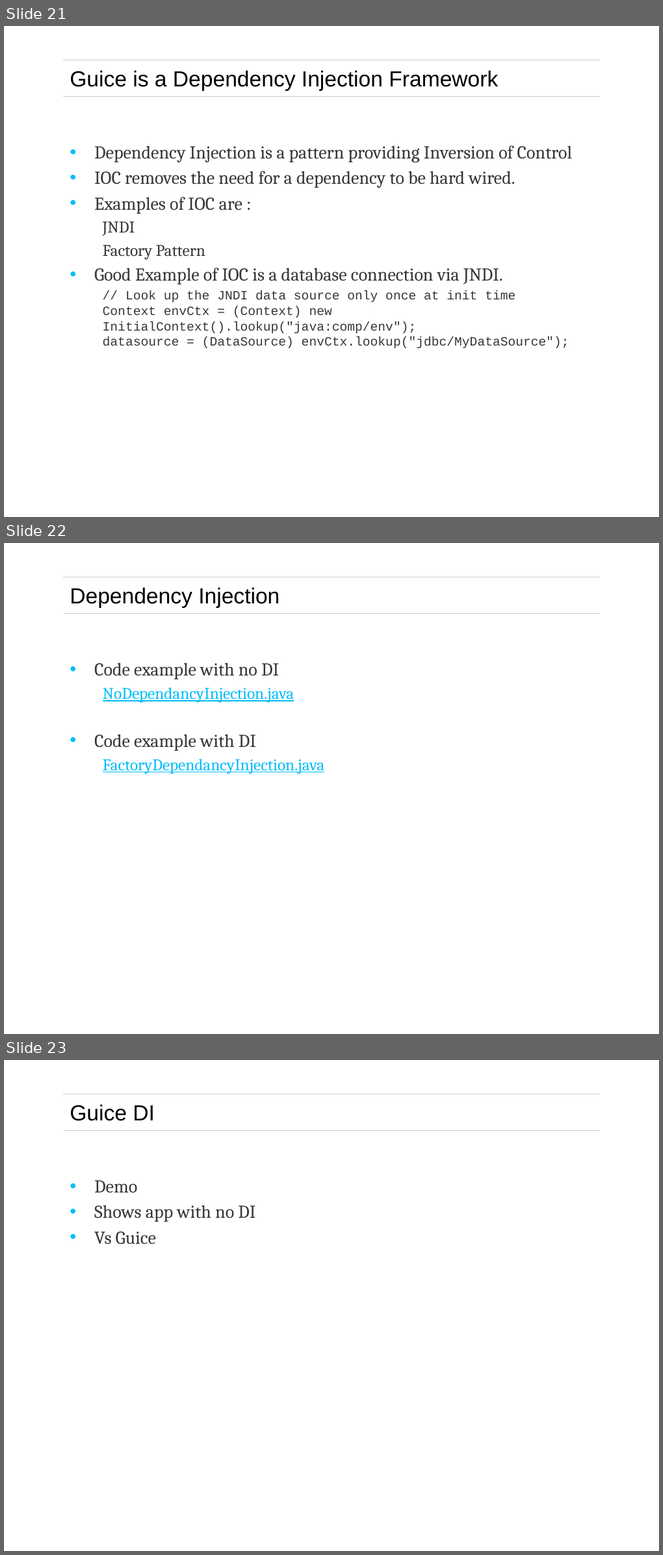
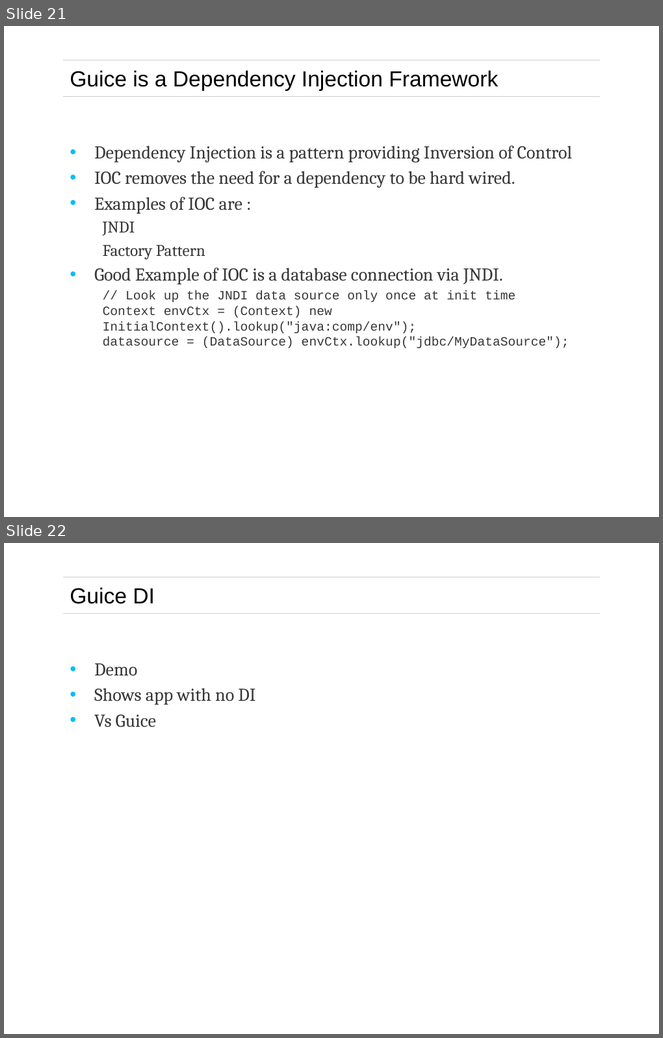
Before and after one commit to philbarton/fmArchitecture, a slide deck: fremantleHandover.pptx. Shown one above the other, each under a label of ours: slides 21, 22 and 23 before the commit, slides 21 and 22 after it. The pictures are 663x1555 and 663x1038 pixels, drawn with LibreOffice and Linux fonts; fonts in the diff are those of the drawing; background and template pictures are left out. Boxes give left, top, right and bottom in pixels: in the first picture for what was removed or moved away, otherwise in the second. Text is boxed around its words. In the diff, an @@ line names an element or a change of style, - is before the commit and + after.

```diff
--- a/fremantleHandover.pptx
+++ b/fremantleHandover.pptx
@@ slide 22 removed at box(4, 543, 659, 1034), background #FFFFFF; not listed: 2 template elements that a slide beside it also shows @@
@@ title removed at box(70, 587, 280, 608) @@
-Dependency Injection
@@ text removed at box(94, 663, 325, 774) @@
-• Code example with no DI
-  NoDependancyInjection.java
-• Code example with DI
-  FactoryDependancyInjection.java
@@ what was slide 23 is now slide 22 @@
```
Also in this commit, not shown: 6 slides changed.
